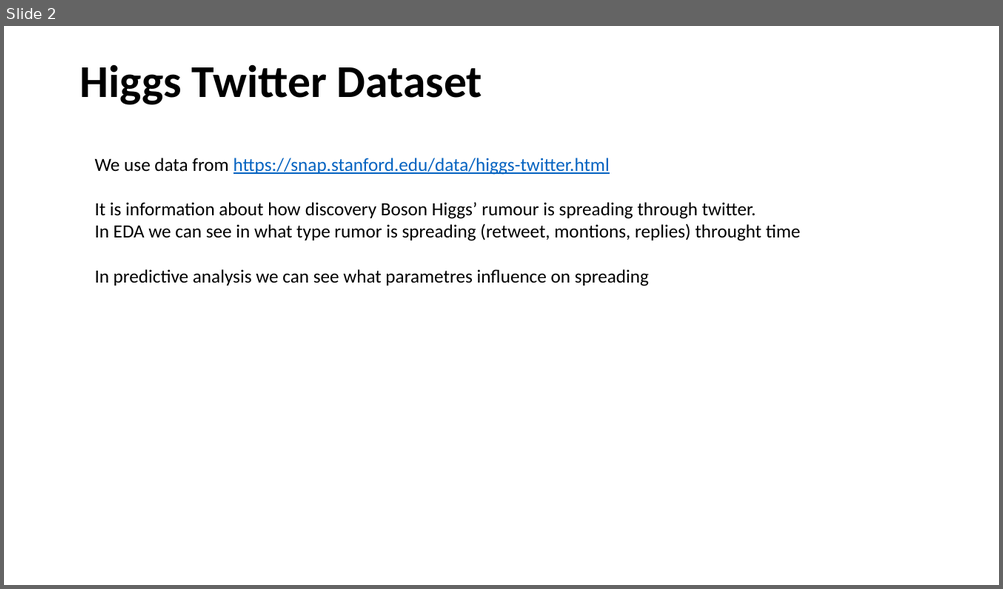
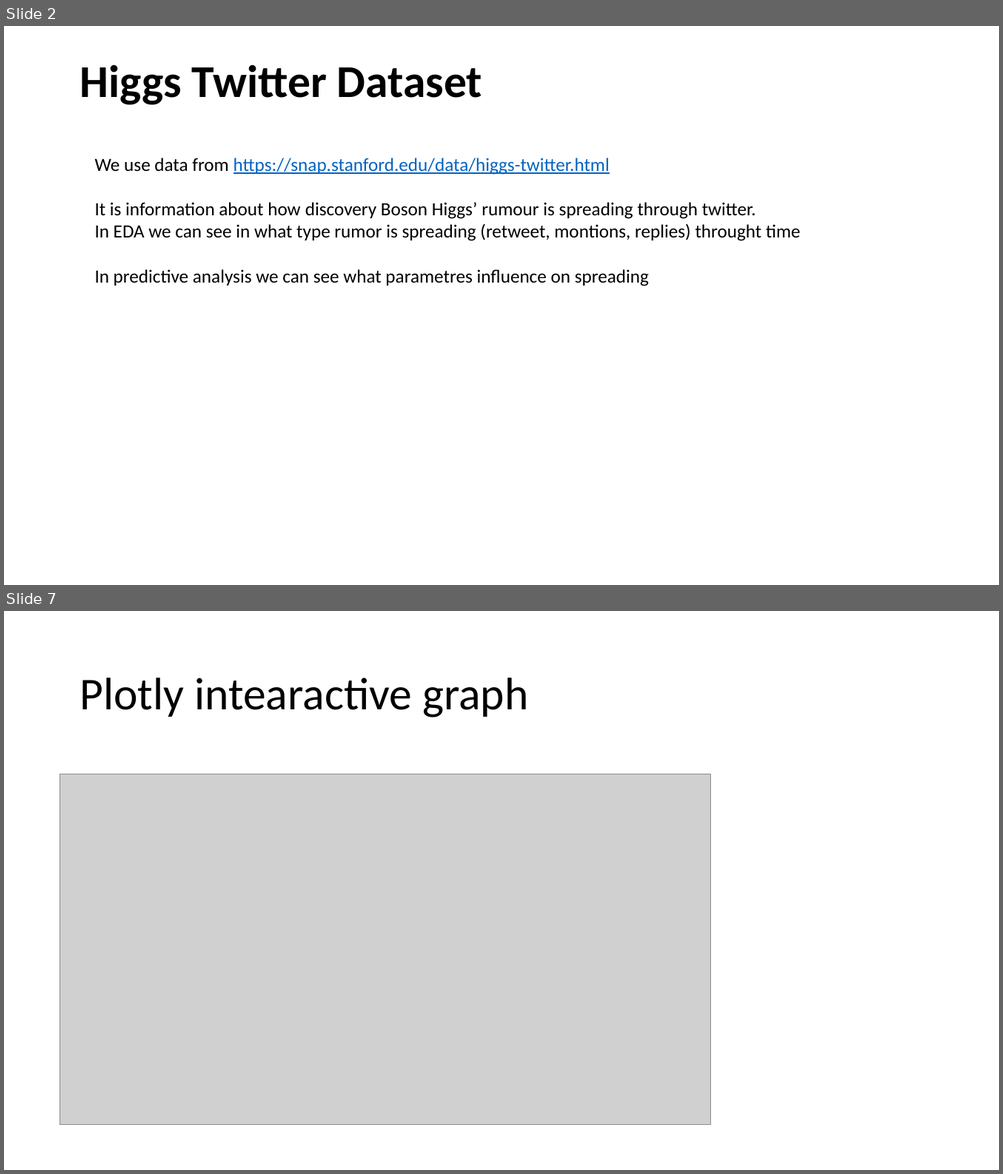
Before and after one commit to goshasty/rumor_analyze, a slide deck: Report.pptx. Shown one above the other, each under a label of ours: slide 2 before the commit, slides 2 and 7 after it; the slides between them are not shown. The pictures are 1003x589 and 1003x1174 pixels, drawn with LibreOffice and Linux fonts; fonts in the diff are those of the drawing; grey boxes stand for pictures. Boxes give left, top, right and bottom in pixels: in the first picture for what was removed or moved away, otherwise in the second. Text is boxed around its words. In the diff, an @@ line names an element or a change of style, - is before the commit and + after.

```diff
--- a/Report.pptx
+++ b/Report.pptx
@@ slide 7 added at bbox=[4, 611, 999, 1170], background #FFFFFF @@
@@ title added at bbox=[79, 678, 528, 718], 44 pt, text #000000 @@
+Plotly intearactive graph
@@ picture added at bbox=[60, 775, 711, 1125] @@
```
Also in this commit, not shown: 2 slides changed, 2 other slides added, 1 slide removed.
